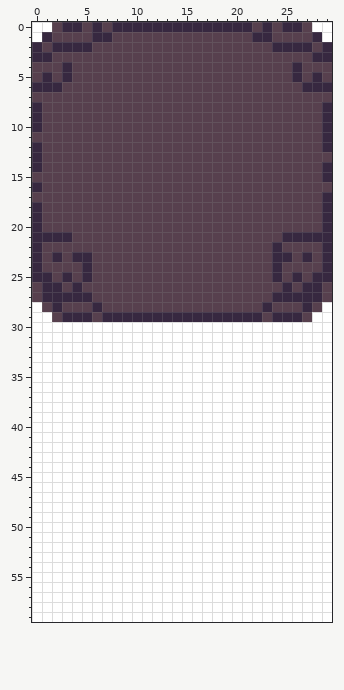
Edited in one commit: pixel-art sprite (assets/graphics/tiles/skull.png). The picture above is the old version.
The file is 30x60 pixels.
After the commit:
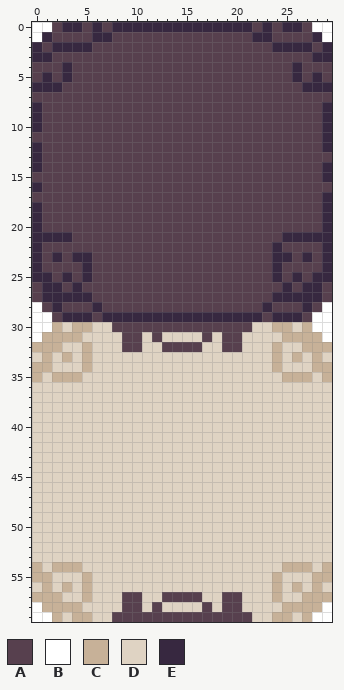
Palette (. is transparent): A #57404e  B #ffffff  C #c7b198  D #dfd3c3  E #372840
Diff:
@@ x 0..29 @@
 29 BBAEEEAEEEEEEEEEEEEEEEEAEEEABB
-30 BBBBBBBBBBBBBBBBBBBBBBBBBBBBBB
-31 BBBBBBBBBBBBBBBBBBBBBBBBBBBBBB
-32 BBBBBBBBBBBBBBBBBBBBBBBBBBBBBB
-33 BBBBBBBBBBBBBBBBBBBBBBBBBBBBBB
-34 BBBBBBBBBBBBBBBBBBBBBBBBBBBBBB
-35 BBBBBBBBBBBBBBBBBBBBBBBBBBBBBB
-36 BBBBBBBBBBBBBBBBBBBBBBBBBBBBBB
-37 BBBBBBBBBBBBBBBBBBBBBBBBBBBBBB
-38 BBBBBBBBBBBBBBBBBBBBBBBBBBBBBB
-39 BBBBBBBBBBBBBBBBBBBBBBBBBBBBBB
-40 BBBBBBBBBBBBBBBBBBBBBBBBBBBBBB
-41 BBBBBBBBBBBBBBBBBBBBBBBBBBBBBB
-42 BBBBBBBBBBBBBBBBBBBBBBBBBBBBBB
-43 BBBBBBBBBBBBBBBBBBBBBBBBBBBBBB
-44 BBBBBBBBBBBBBBBBBBBBBBBBBBBBBB
-45 BBBBBBBBBBBBBBBBBBBBBBBBBBBBBB
-46 BBBBBBBBBBBBBBBBBBBBBBBBBBBBBB
-47 BBBBBBBBBBBBBBBBBBBBBBBBBBBBBB
-48 BBBBBBBBBBBBBBBBBBBBBBBBBBBBBB
-49 BBBBBBBBBBBBBBBBBBBBBBBBBBBBBB
-50 BBBBBBBBBBBBBBBBBBBBBBBBBBBBBB
-51 BBBBBBBBBBBBBBBBBBBBBBBBBBBBBB
-52 BBBBBBBBBBBBBBBBBBBBBBBBBBBBBB
-53 BBBBBBBBBBBBBBBBBBBBBBBBBBBBBB
-54 BBBBBBBBBBBBBBBBBBBBBBBBBBBBBB
-55 BBBBBBBBBBBBBBBBBBBBBBBBBBBBBB
-56 BBBBBBBBBBBBBBBBBBBBBBBBBBBBBB
-57 BBBBBBBBBBBBBBBBBBBBBBBBBBBBBB
-58 BBBBBBBBBBBBBBBBBBBBBBBBBBBBBB
-59 BBBBBBBBBBBBBBBBBBBBBBBBBBBBBB
+30 BBCDCCDDAAAAAAAAAAAAAADDCCDCBB
+31 BCCCCDDDDAADADDDDADAADDDDCCCCB
+32 CCCDDCDDDAADDAAAADDAADDDCDDCCC
+33 DCDCDCDDDDDDDDDDDDDDDDDDCDCDCD
+34 CCDDDCDDDDDDDDDDDDDDDDDDCDDDCC
+35 CDCCCDDDDDDDDDDDDDDDDDDDDCCCDC
+36 DDDDDDDDDDDDDDDDDDDDDDDDDDDDDD
+37 DDDDDDDDDDDDDDDDDDDDDDDDDDDDDD
+38 DDDDDDDDDDDDDDDDDDDDDDDDDDDDDD
+39 DDDDDDDDDDDDDDDDDDDDDDDDDDDDDD
+40 DDDDDDDDDDDDDDDDDDDDDDDDDDDDDD
+41 DDDDDDDDDDDDDDDDDDDDDDDDDDDDDD
+42 DDDDDDDDDDDDDDDDDDDDDDDDDDDDDD
+43 DDDDDDDDDDDDDDDDDDDDDDDDDDDDDD
+44 DDDDDDDDDDDDDDDDDDDDDDDDDDDDDD
+45 DDDDDDDDDDDDDDDDDDDDDDDDDDDDDD
+46 DDDDDDDDDDDDDDDDDDDDDDDDDDDDDD
+47 DDDDDDDDDDDDDDDDDDDDDDDDDDDDDD
+48 DDDDDDDDDDDDDDDDDDDDDDDDDDDDDD
+49 DDDDDDDDDDDDDDDDDDDDDDDDDDDDDD
+50 DDDDDDDDDDDDDDDDDDDDDDDDDDDDDD
+51 DDDDDDDDDDDDDDDDDDDDDDDDDDDDDD
+52 DDDDDDDDDDDDDDDDDDDDDDDDDDDDDD
+53 DDDDDDDDDDDDDDDDDDDDDDDDDDDDDD
+54 CDCCCDDDDDDDDDDDDDDDDDDDDCCCDC
+55 CCDDDCDDDDDDDDDDDDDDDDDDCDDDCC
+56 DCDCDCDDDDDDDDDDDDDDDDDDCDCDCD
+57 CCCDDCDDDAADDAAAADDAADDDCDDCCC
+58 BCCCCDDDDAADADDDDADAADDDDCCCCB
+59 BBCDCCDDAAAAAAAAAAAAAADDCCDCBB
Changed places in both pictures, as pixel boxes (x1, y1, x2, y2):
changed: (32, 322, 332, 622)
